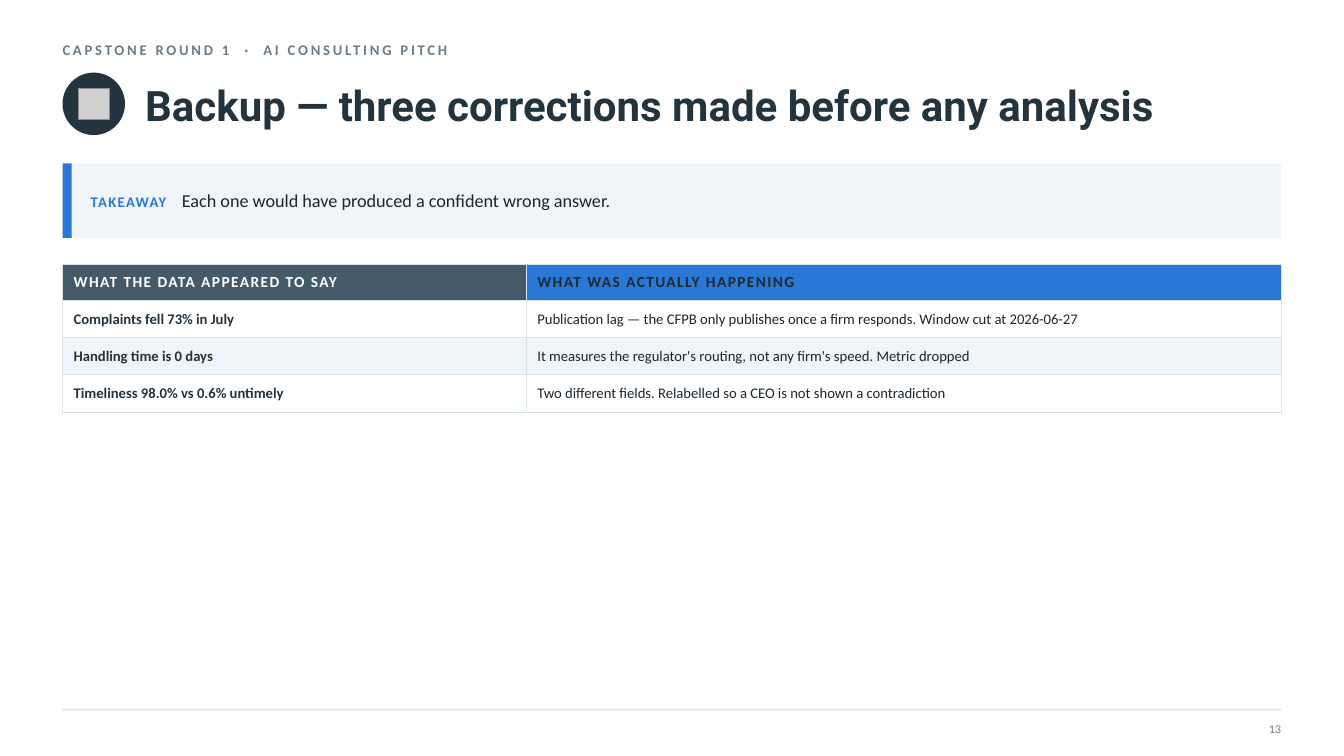
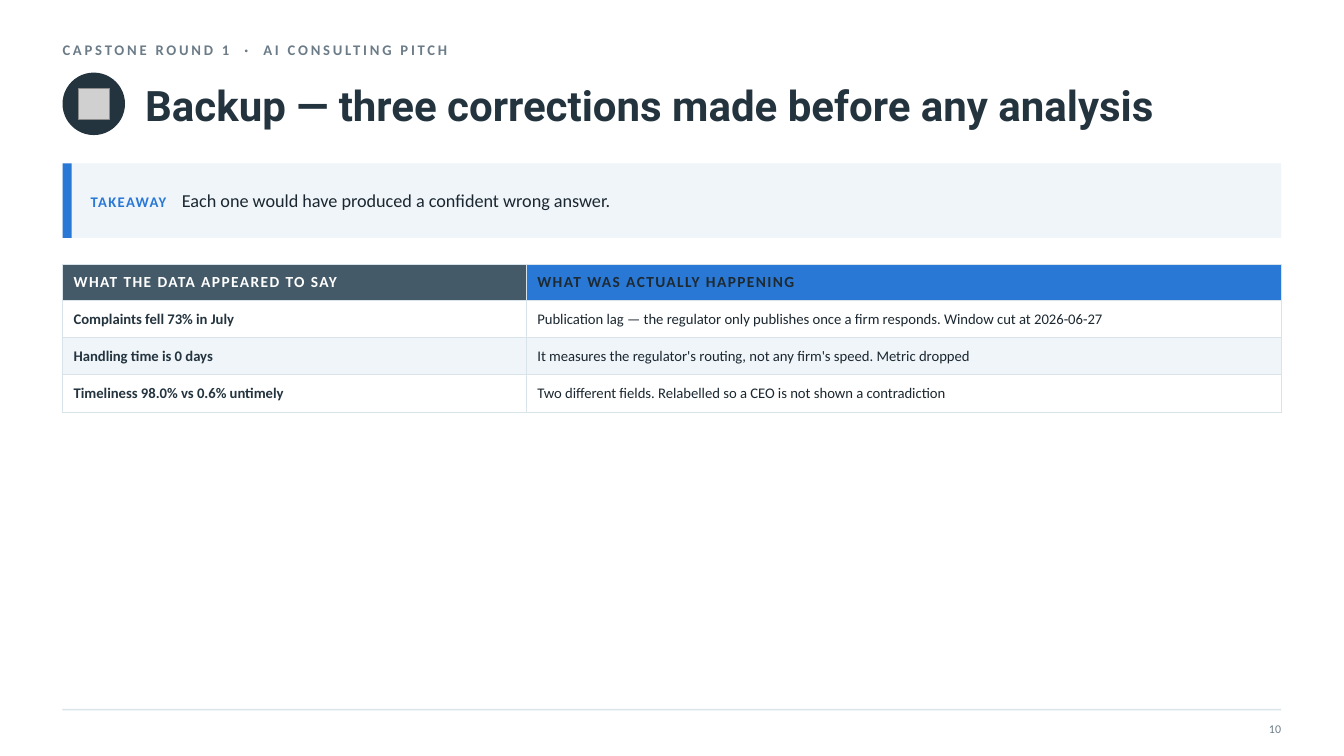
Before and after one commit to nyelugo/PROJECT-Capstone-AI-Consulting, a slide deck: slide 12 of presentation/round1_pitch.pptx (slide 15 before the commit). Drawn at 1344x756 pixels with LibreOffice and Linux fonts; fonts in the diff are those of the drawing; grey boxes stand for pictures. Boxes give left, top, right and bottom in pixels: in the first picture for what was removed or moved away, otherwise in the second. Text is boxed around its words. In the diff, an @@ line names an element or a change of style, - is before the commit and + after.

```diff
--- a/presentation/round1_pitch.pptx
+++ b/presentation/round1_pitch.pptx
@@ table at (x1=63, y1=264, x2=1281, y2=405) @@
-row 2, column 2: Publication lag — the CFPB only publishes once a firm responds. Window cut at 2026-06-27
+row 2, column 2: Publication lag — the regulator only publishes once a firm responds. Window cut at 2026-06-27
@@ text at (x1=1269, y1=725, x2=1281, y2=733): text changed @@
-13
+10
```
Also in this commit, not shown: 11 other slides changed, 1 slide added, 4 slides removed, 2 other files.
